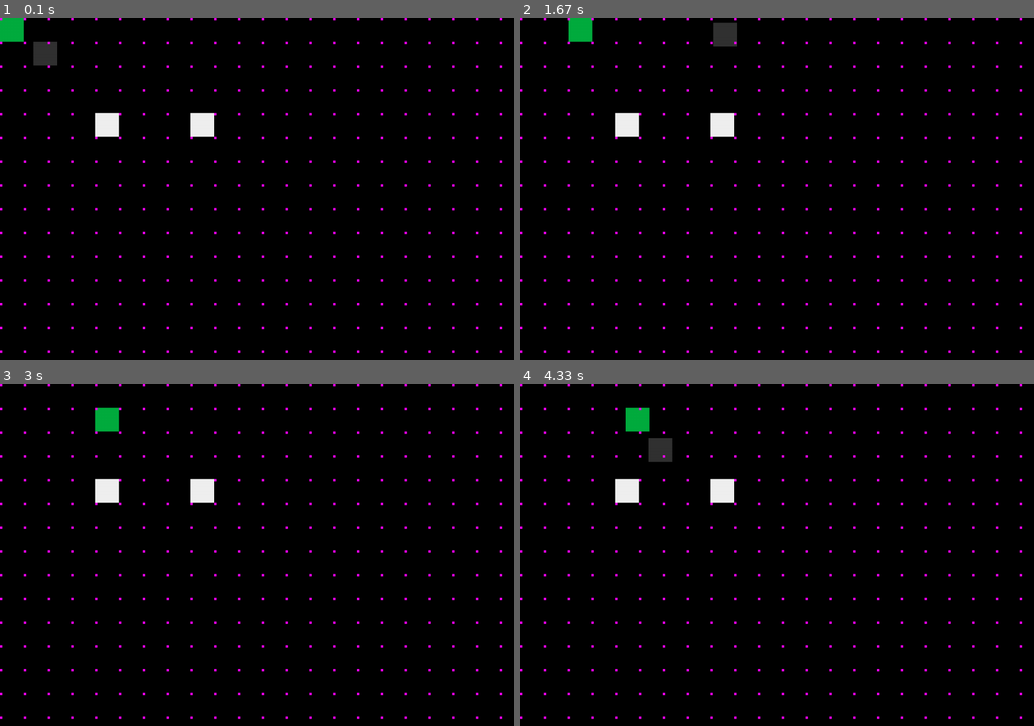
Above: before the commit, frames 1-4 (two rows, left to right).
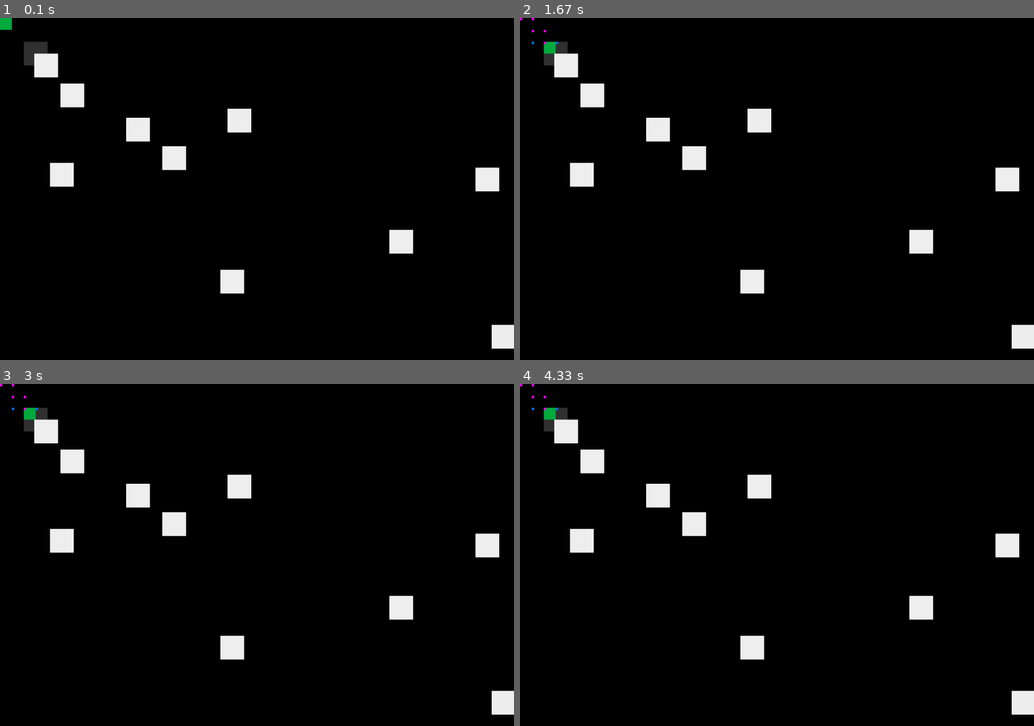
Above: after the commit, the same moments.

Repository: finnstamer/pygameInformatik
Game: pygame game, started from game.py
Two runs of this game, one before a commit and one after it. Both use one fixed random seed, a clock stepped at 60 frames per second and the inputs below.
Inputs:
- Up to frame 1 (0.1 s): no input
- Up to frame 2 (1.67 s): tap Space at 0.33 s; tap Esc at 0.67 s; hold Right 1-1.47 s; hold Up from 1.5 s (still down)
- Up to frame 3 (3 s): release Up at 1.97 s; hold Left from 2.5 s (still down)
- Up to frame 4 (4.33 s): release Left at 3.03 s; hold Down 3.07-3.53 s; tap Esc at 4.07 s

The runs differ from the first frame. In frame 1, 5.9% of the frame differs, in the area x 0-100%, y 0-98%; in frame 2, 6.3%; in frame 3, 6.0%; in frame 4, 6.3%.

Commit message:
Semi-static Node Generation; Old Movement alternative

Diff:
--- a/base/core/Dependencies/NodeStorage.py
+++ b/base/core/Dependencies/NodeStorage.py
@@ -3,7 +3,6 @@
 
 from base.object.KI.Node import Node
 from base.object.KI.PathFinder import PathFinder
-
 
 class NodeStorage():
     grids: Dict[int, List[Node]] = {}
@@ -11,11 +10,16 @@
     def add(obj: GameObject, grid: List[Node]):
         NodeStorage.grids[obj.id] = grid
 
-    def find(obj: GameObject) -> List[Node]:
+    def reloadGrid(obj: GameObject) -> List[Node]:
+        NodeStorage.removeGrid(obj)
+        return NodeStorage.findGrid(obj)
+
+    def findGrid(obj: GameObject) -> List[Node]:
         if obj.id in NodeStorage.grids:
             return NodeStorage.grids[obj.id]
-        return PathFinder.generateDynamicNodes(obj)
+        # return PathFinder.generateDynamicNodes(obj)
+        return PathFinder.new_generateDynamicNodes(obj)
 
-    def remove(obj: GameObject):
+    def removeGrid(obj: GameObject):
         if obj.id in NodeStorage.grids:
             del NodeStorage.grids[obj.id]
--- a/base/core/Dependencies/NodeVisualizer.py
+++ b/base/core/Dependencies/NodeVisualizer.py
@@ -26,4 +26,6 @@
             Game.level.addGroup(self.group)
 
     def toObject(self, node: Node) -> GameObject:
+        if node is None:
+            return GameObject()
         return GameObject(node.pos, width=5, height=5, color=self.color)
--- a/base/core/Dependencies/Sounds.py
+++ b/base/core/Dependencies/Sounds.py
@@ -17,6 +17,7 @@
         if Sounds.mixer is None:
             raise DependencyException(Sounds)
         Sounds.loaded[id] = Sounds.mixer.Sound(path)
+
     @staticmethod
     def play(id):
         if id not in Sounds.loaded:
--- a/base/object/KI/PathFinder.py
+++ b/base/object/KI/PathFinder.py
@@ -1,14 +1,12 @@
 import pygame
-from typing import Dict, List
+from typing import List
 
 from math import ceil as ceil
 from base.core.Dependencies.DependencyException import DependencyException
 from base.core.Dependencies.Movement import Movement
-from base.core.Event.Event import Event
 from base.core.Game import Game
 from base.object.GameObject import GameObject
 from base.object.KI.Node import Node
-from base.object.MovableObject import MovableObject
 from settings import screenRes
 
 class PathFinder():
@@ -41,10 +39,64 @@
                 nodes.append(n)
         return nodes
 
+
+    def semiStaticNodes(obj: GameObject, solids: List[GameObject]):
+        nodes: List[Node] = []
+        modx = obj.width
+        mody = obj.height
+        sx = ceil(screenRes[0] / modx)
+        sy = ceil(screenRes[1] / mody)
+        skipped = []
+        for x in range(sx):
+            skipped.append([])
+            for y in range(sy):
+                skipped[x].append(skipped[x][y - 1] if y > 0 else 0)
+
+                vec = pygame.Vector2(x * modx, y * mody)
+                if not Movement.allowPosition(obj, vec, solids):
+                    nodes.append(Node(pygame.Vector2(-1, -1)))
+                    skipped[x][y] += 1
+                    continue
+
+                n = Node(vec)
+                if y > 0 and skipped[x][y - 1] == skipped[x][y - 2]:
+                    higherNode = nodes[-1]
+                    higherNode.down = n
+                    n.higher = higherNode
+
+                if x > 0:
+                    leftNode = nodes[-sy]
+                    leftNode.right = n
+                    n.left = leftNode
+                nodes.append(n)
+        print(skipped)
+        return nodes
+
+    def new_generateDynamicNodes(obj: GameObject):
+        solids = Game.level.allSolidObjects()
+        nodes = PathFinder.semiStaticNodes(obj, solids)
+
+        for obj in solids:
+            for i, c in enumerate(obj.cRect.corners):
+                if i < 2: # Top Corners
+                    xMovement = Movement.firstMove(obj, pygame.Vector2(0, c.y), solids, c)
+                else: # Bottom Corners
+                    xMovement = Movement.firstMove(obj, pygame.Vector2(screenRes[0], c.y), solids, c)
+                if i % 2 == 1: # Right Corners
+                    yMovement = Movement.firstMove(obj, pygame.Vector2(c.x, 0), solids, c)
+                else: # Left Corners
+                    yMovement = Movement.firstMove(obj, pygame.Vector2(c.x, screenRes[1]), solids, c)
+
+                nX = Node(xMovement)
+                nY = Node(yMovement)
+                # nodes.append(nX)
+                # nodes.append(nY)
+        return nodes
+
+
     # TODO
     # Dynamische Nodes passen sich im Gegensatz zu statischen an ihre Umgebung an. Also berücksichtigen solide NPOs
     # Berechnet Nodes danach, ob zwischen der vorherigen Position und der "estimated Position" der jetzigen Iteration kein solides Objektes liegt
-
     def generateDynamicNodes(obj: GameObject, mod=1):
         if Game.level is None:
             raise DependencyException(PathFinder)
@@ -86,14 +138,18 @@
                         nodes[-sy + skippedFromLastCol].right = downNode
                         downNode.left = nodes[-sy + skippedFromLastCol] # Problem: Skipped Values of the last col are only correct if the skip is in the the section of nodes to the left side
                     pos = estPos
-
                 nodes.append(downNode)
+        print(skipped)
+        # # TESTING: FIXME
+        # Game.notes["skipped"] = skipped
         return nodes
 
     # TODO Add "diagonal Node block" => Add nodes in a triangle "block" to allow diagonal movement in a collision checked space
 
     @staticmethod
     def find(start: Node, dest: Node, depth: int=5) -> List[List[Node]]:
+        if start == dest:
+            return []
         PathFinder.minActions = 750
         paths = PathFinder.findPaths(start, dest, depth=-1, maxDepth=depth, recPath=[start])
 
--- a/base/object/KI/Routine.py
+++ b/base/object/KI/Routine.py
@@ -10,21 +10,19 @@
         self.object = obj
         self.actions: List[Action] = []
         self.pendingAction: Action = None
+        self.pending = False
 
     def setActions(self, actions: List[Action]):
-        self.stopActions()
         self.pendingAction = None
         self.actions = actions
         return self
 
-    def stopActions(self):
-        for a in self.actions:
-            Events.unsubscribe(a, "game.tick")
-
     def run(self):
+        self.pending = True
         print(len(self.actions))
         if self.pendingAction is None:
             if len(self.actions) == 0:
+                self.pending = False
                 return
             self.pendingAction = self.actions[0]
             self.pendingAction.start()
--- a/base/object/KI/Routines/SimpleMovementRoutine.py
+++ b/base/object/KI/Routines/SimpleMovementRoutine.py
@@ -11,16 +11,16 @@
 class SimpleMovementRoutine(Routine):
     def __init__(self, obj: GameObject) -> None:
         super().__init__(obj)
-        self.grid = NodeStorage.find(obj)
+        self.grid = NodeStorage.findGrid(obj)
         self.target = None
 
-        self.gridVisualizer = NodeVisualizer(self.grid).start()
+        self.gridVisualizer = NodeVisualizer(self.grid, color=(250, 250, 250))
         self.pathVisualizer = NodeVisualizer([])
 
     def createActions(self):
         startNode = PathFinder.nearestNode(self.grid, self.object.pos)
         endNode = PathFinder.nearestNode(self.grid, self.target)
-        paths = PathFinder.find(startNode, endNode, 10)
+        paths = PathFinder.find(startNode, endNode, 50)
 
         if len(paths) == 0:
             return
@@ -33,6 +33,7 @@
                 continue
             lastPos = self.actions[-1].endState if len(self.actions) > 0 else self.object.pos
             actions.append(MovementAction(self.object, lastPos, n.pos))
+        self.stopActions()
         self.setActions(actions)
 
     def stop(self):
@@ -47,3 +48,7 @@
     def receiveEvent(self, event: Event):
         if event.name == "game.tick":
             self.run()
+
+    def stopActions(self):
+        for a in self.actions:
+            Events.unsubscribe(a, "game.tick")
--- a/game.py
+++ b/game.py
@@ -1,4 +1,5 @@
 from base.core.Game import Game
+from base.object.GameObject import GameObject
 from levels import levels
 game = Game()
 game.addLevel(*levels)
--- a/levels.py
+++ b/levels.py
@@ -1,27 +1,31 @@
 
 # LEVEL
 #--------------------#--------------------#--------------------
+from random import randrange
 import pygame
 from base.core.Level.Level import Level
-from base.object.CircleOutlineObject import CircleOutlineObject
 from base.object.Factory.Factory import Factory
 from base.object.Group import Group
 from objects.collectables.Ektoplasma import Ektoplasma
 from objects.player.Player import Player
 from objects.Backround import Backround
 from objects.wall import Wall
-
-
+from settings import screenRes
 player = Player()
 playerGroup = Group[Player]("player").add(player)
 
 # Level1
 #--------------------
-wall11 = Wall().updatePos(pygame.Vector2(200, 200))
-wall12= Wall().updatePos(pygame.Vector2(400, 200))
+wallGroup1 = Group('walls')
+for w in range(10):
+    wallGroup1.add(Wall().updatePos(pygame.Vector2(randrange(51, screenRes[0]), randrange(51, screenRes[1]))))
+# wall11 = Wall().updatePos(pygame.Vector2(180, 200))
+# wall12= Wall().updatePos(pygame.Vector2(400, 200))
+
 ektoplasma = Ektoplasma().updatePos(pygame.Vector2(0, 0))
 Factory.setAlias(ektoplasma, "ekto1")
-wallGroup1 = Group[Wall]('walls').add(wall11, wall12, ektoplasma)
+
+wallGroup1.add(ektoplasma)
 level1 = Level(1, [playerGroup, wallGroup1])
 # Level2
 #-------------------
--- a/objects/collectables/Ektoplasma.py
+++ b/objects/collectables/Ektoplasma.py
@@ -1,4 +1,3 @@
-from pygame import Vector2
 from base.core.Dependencies.CollisionWatcher import CollisionWatcher
 from base.core.Event.Event import Event
 from base.core.Event.Events import Events
@@ -7,13 +6,12 @@
 from base.object.KI.Routines.SimpleMovementRoutine import SimpleMovementRoutine
 from base.object.MovableObject import MovableObject
 
-
 class Ektoplasma(MovableObject):
     collected = 0
     def __init__(self) -> None:
-        super().__init__(width=50, height=50, color=(3, 173, 63))
+        super().__init__(width=25, height=25, color=(3, 173, 63))
         self.collisionEvent = ""
-        self.speed = 2
+        self.speed = 5
         Events.subscribe(self, "game.start")
 
     def receiveEvent(self, e: Event):
--- a/objects/player/Player.py
+++ b/objects/player/Player.py
@@ -1,10 +1,13 @@
 from typing import Dict
 import pygame
 from base.core.Dependencies.Controls import Controls
+from base.core.Dependencies.NodeVisualizer import NodeVisualizer
 from base.core.Event.Event import Event
 from base.core.Event.Events import Events
 from base.core.Game import Game
 from base.object.Factory.Factory import Factory
+from base.object.Group import Group
+from base.object.KI.PathFinder import PathFinder
 from base.object.KI.Routines.SimpleMovementRoutine import SimpleMovementRoutine
 from base.object.MovableObject import MovableObject
 
@@ -22,6 +25,8 @@
         self.speed = 5
         self.direction = 1 # Right
 
+        self.neighborVisualizer = NodeVisualizer([], (3, 119, 252))
+
         Game.use(Controls)
         Events.subscribe(self, "game.tick", "game.start")
 
@@ -36,10 +41,15 @@
         if event.name == "game.tick":
             keys = Controls.keys
             self.control(keys)
-            self.move(self.nextPos())
+            # self.move(self.nextPos())
+            self.oldMovement()
 
             if keys["escape"]:
                 self.routine.stop().start(self.pos)
+
+            if keys["space"]:
+                root = PathFinder.nearestNode(self.routine.grid, self.pos)
+                self.neighborVisualizer.setNodes(list(root.neighborsToList().values())).start()
 
     def nextPos(self) -> pygame.Vector2:
         return {
@@ -58,3 +68,14 @@
             self.direction = 2
         if keys["left"]:
             self.direction = 3
+
+    def oldMovement(self):
+        keys = Controls.keys
+        if keys["up"]:
+            self.move(pygame.Vector2(self.pos.x, self.pos.y - self.speed))
+        if keys["right"]:
+            self.move(pygame.Vector2(self.pos.x + self.speed, self.pos.y))
+        if keys["down"]:
+            self.move(pygame.Vector2(self.pos.x, self.pos.y + self.speed))
+        if keys["left"]:
+            self.move(pygame.Vector2(self.pos.x - self.speed, self.pos.y))
Not shown, changed: readme.md
